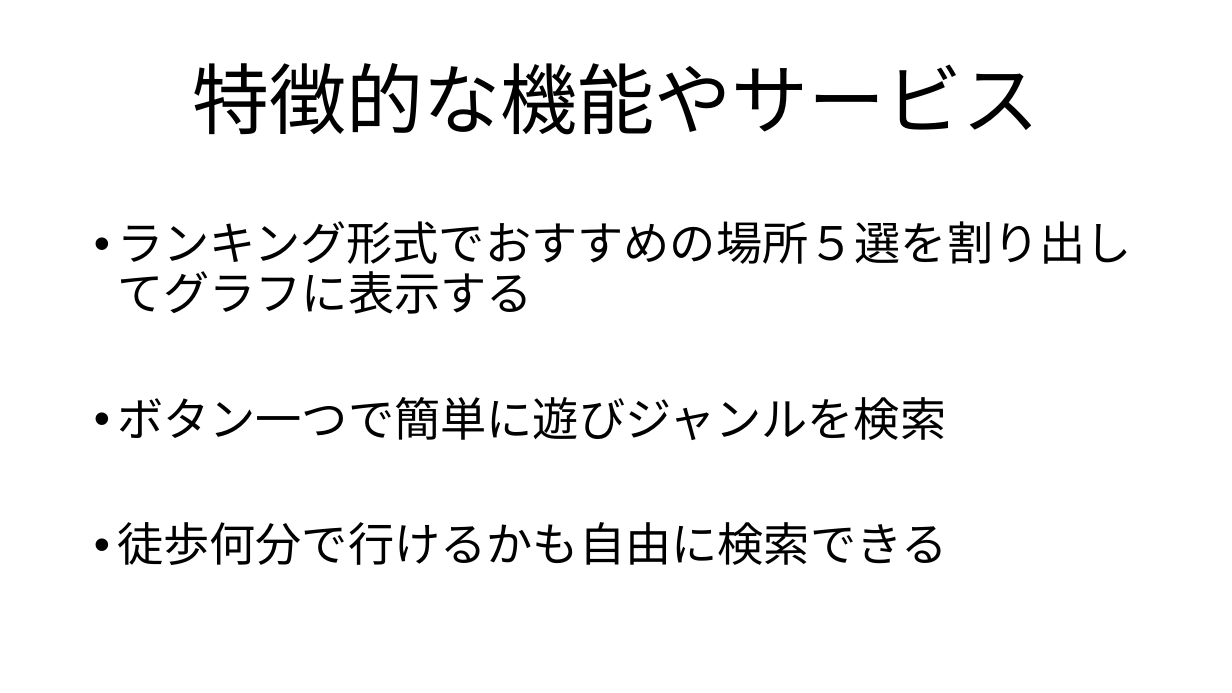
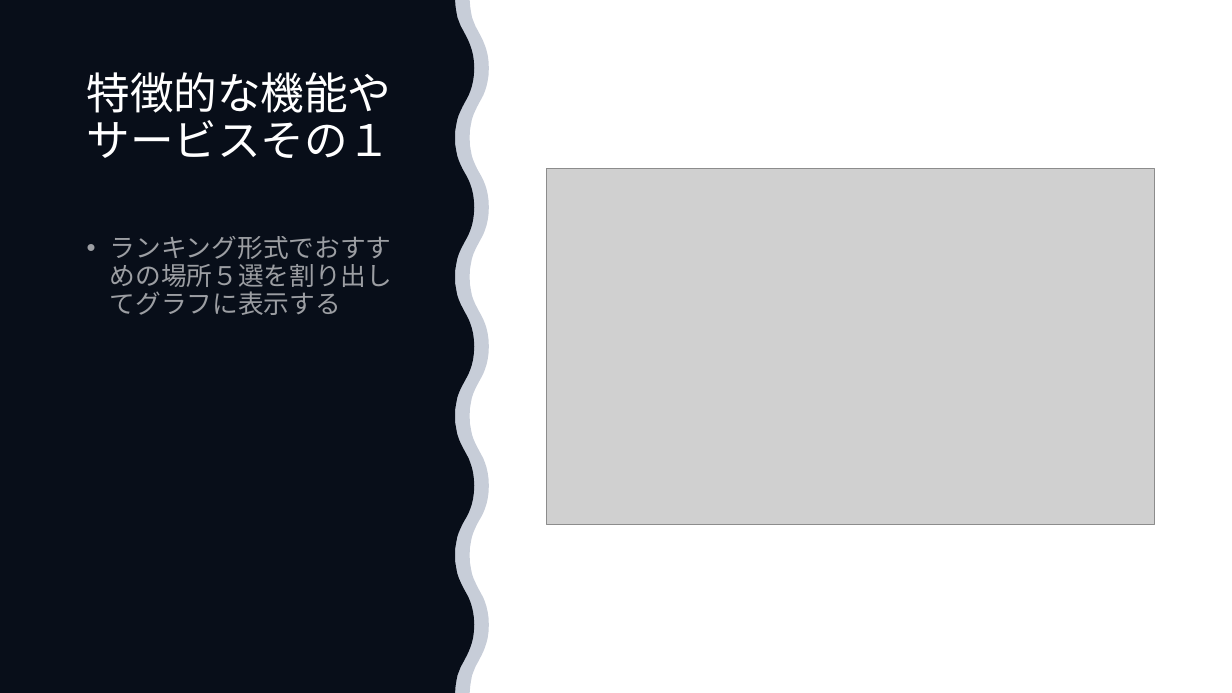
Before and after one commit to limich001/PlaySpace, a slide deck: slide 3 of プレゼンのやつ.pptx. Drawn at 1232x693 pixels with LibreOffice and Linux fonts; fonts in the diff are those of the drawing; grey boxes stand for pictures. Boxes give left, top, right and bottom in pixels: in the first picture for what was removed or moved away, otherwise in the second. Text is boxed around its words. In the diff, an @@ line names an element or a change of style, - is before the commit and + after.

```diff
--- a/プレゼンのやつ.pptx
+++ b/プレゼンのやつ.pptx
@@ freeform shape added at [0,0,474,693], fill #000000 @@
@@ freeform shape added at [0,0,489,693], fill #203864 at 25% opacity @@
@@ title "特徴的な機能やサービスその１" at [87,72,392,158]: vertical alignment middle to top @@
@@ title at [87,72,392,158]: text changed; size 60 to 34 pt; text colour #000000 to #FFFFFF @@
-特徴的な機能やサービス
+特徴的な機能やサービスその１
@@ picture added at [547,168,1155,525] @@
@@ text "ランキング形式でおすすめの場所５選を割り出してグラフに表示する": place and size @@
-text "ランキング形式でおすすめの場所５選を割り出してグラフに表示する" at [117,221,1132,565]
+text "ランキング形式でおすすめの場所５選を割り出してグラフに表示する" at [110,236,393,292]
@@ text "ランキング形式でおすすめの場所５選を割り出してグラフに表示する" at [110,236,393,292]: size 36 to 20 pt, text colour #000000 to #FFFFFF at 60% opacity @@
@@ text at [117,397,948,565]: paragraphs removed @@
-• ボタン一つで簡単に遊びジャンルを検索
-• 徒歩何分で行けるかも自由に検索できる
```
Also in this commit, not shown: 8 other slides changed, 3 slides added.
